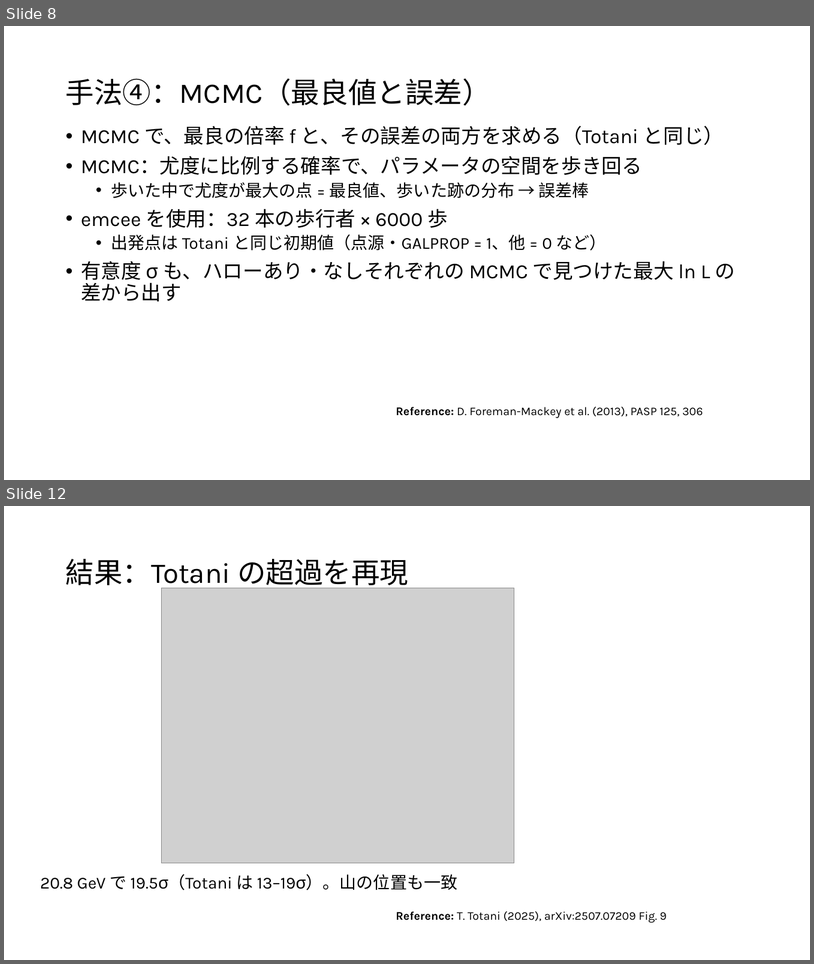
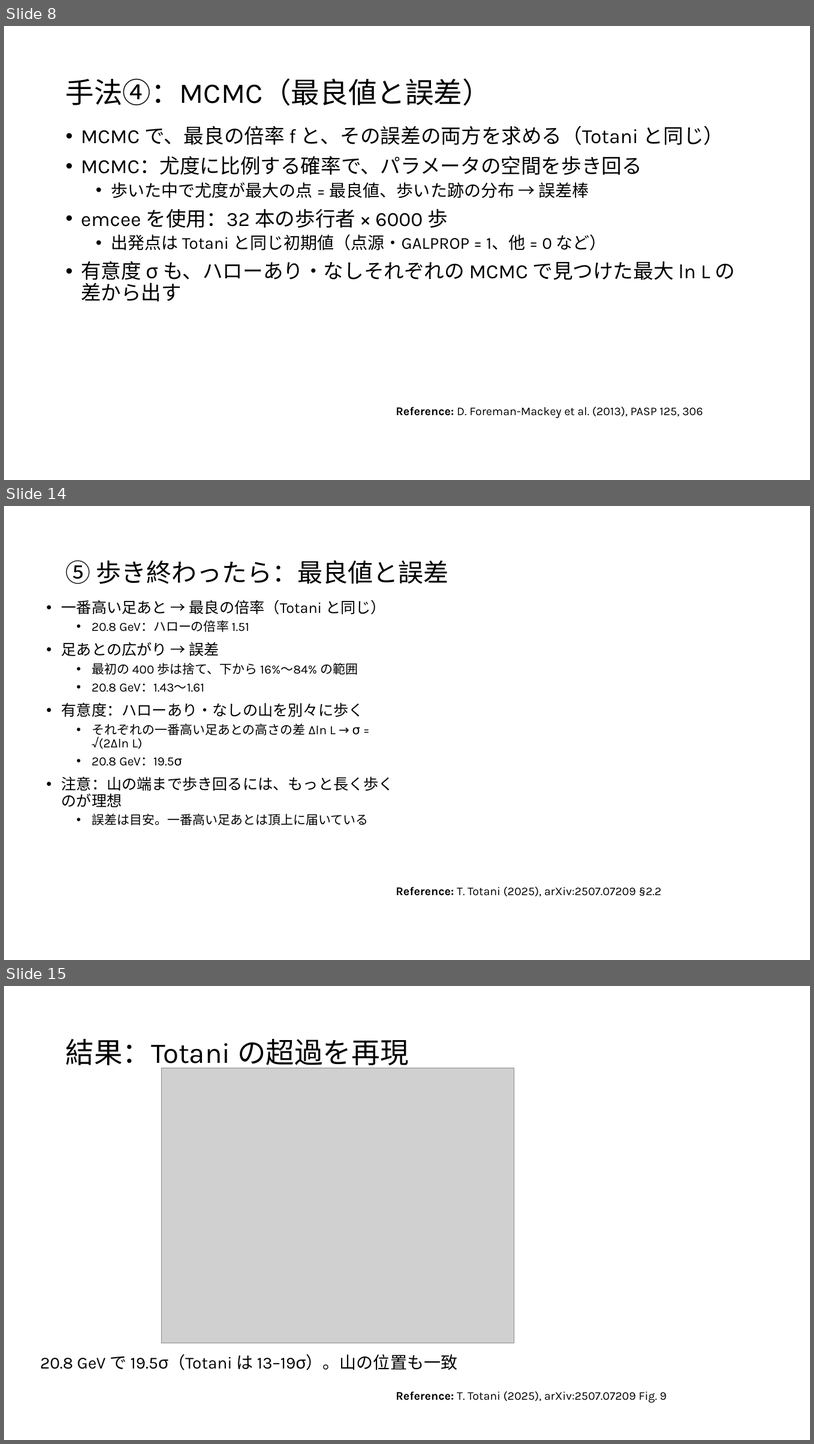
Before and after one commit to Mikann20041029/darkmatter-slides, a slide deck: slides/2026-10-02_研究進捗報告_claude.pptx. Shown one above the other, each under a label of ours: slides 8 and 12 before the commit, slides 8, 14 and 15 after it; the slides between them are not shown. The pictures are 814x964 and 814x1444 pixels, drawn with LibreOffice and Linux fonts; fonts in the diff are those of the drawing; grey boxes stand for pictures. Boxes give left, top, right and bottom in pixels: in the first picture for what was removed or moved away, otherwise in the second. Text is boxed around its words. In the diff, an @@ line names an element or a change of style, - is before the commit and + after.

```diff
--- a/slides/2026-10-02_研究進捗報告_claude.pptx
+++ b/slides/2026-10-02_研究進捗報告_claude.pptx
@@ slide 14 added at [4,506,810,960], background #FFFFFF @@
@@ title added at [65,560,449,584], 30 pt, text #000000 @@
+⑤ 歩き終わったら：最良値と誤差
@@ text added at [62,600,394,825], 15 pt, text #000000 @@
+• 一番高い足あと → 最良の倍率（Totani と同じ）
+  • 20.8 GeV：ハローの倍率 1.51
+• 足あとの広がり → 誤差
+  • 最初の 400 歩は捨て、下から 16%〜84% の範囲
+  • 20.8 GeV：1.43〜1.61
+• 有意度：ハローあり・なしの山を別々に歩く
+  • それぞれの一番高い足あとの高さの差 Δln L → σ = √(2Δln L)
+  • 20.8 GeV：19.5σ
+• 注意：山の端まで歩き回るには、もっと長く歩くのが理想
+  • 誤差は目安。一番高い足あとは頂上に届いている
@@ text added at [396,886,662,896], 14 pt, text #000000 @@
+Reference: T. Totani (2025), arXiv:2507.07209 §2.2
@@ what was slide 12 is now slide 15 @@
```
Also in this commit, not shown: 3 slides changed, 2 other slides added, 1 other file.
